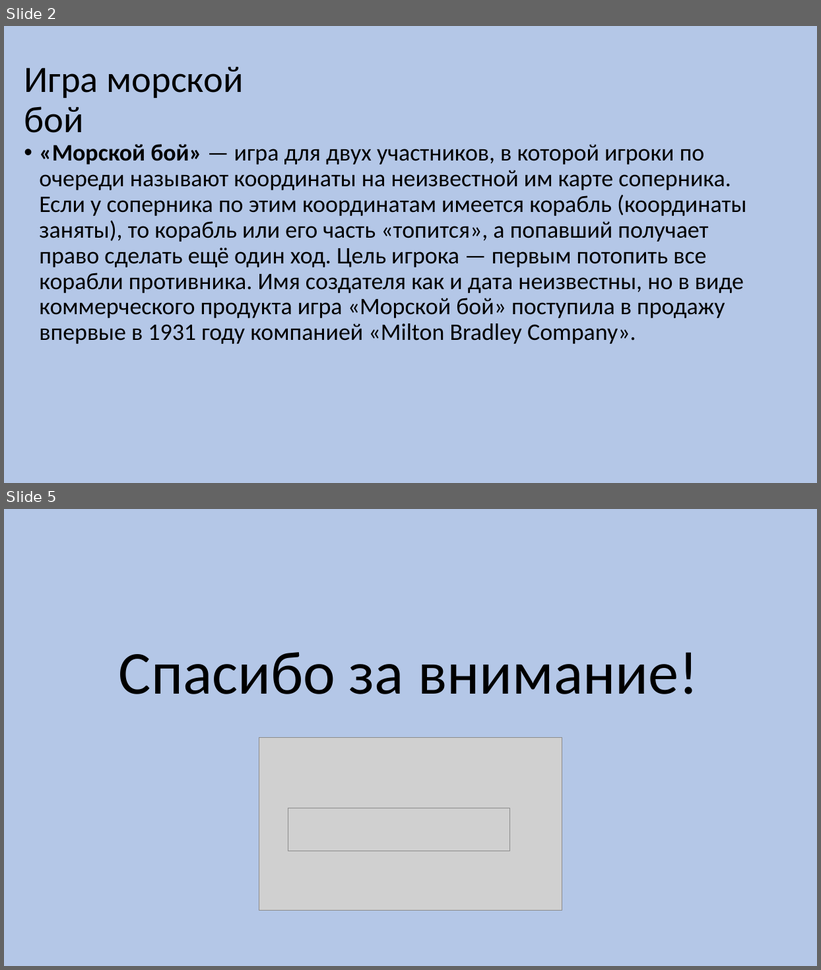
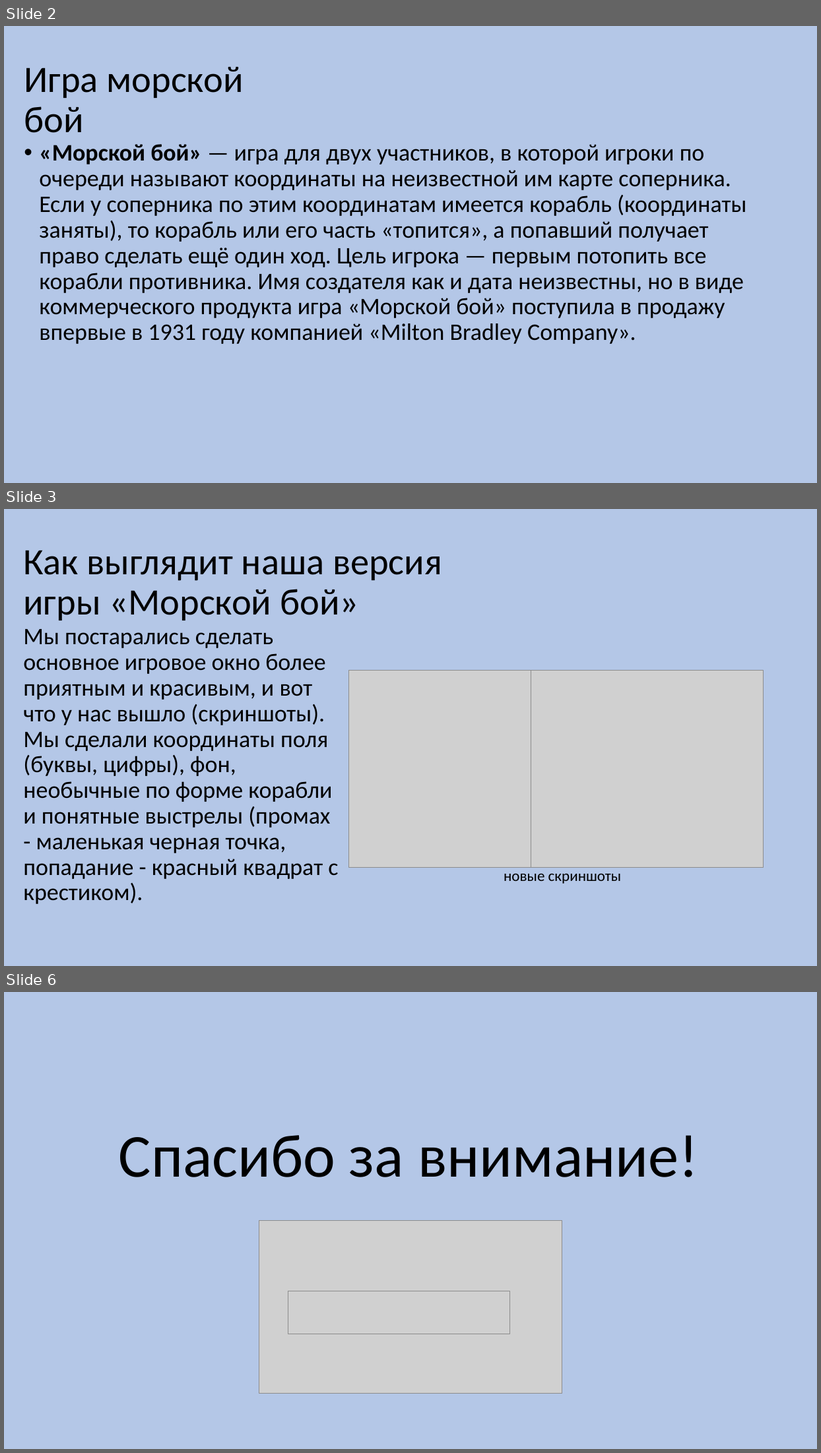
Before and after one commit to alwayskaylees/seabattle, a slide deck: seabattle.pptx. Shown one above the other, each under a label of ours: slides 2 and 5 before the commit, slides 2, 3 and 6 after it; the slides between them are not shown. The pictures are 821x970 and 821x1453 pixels, drawn with LibreOffice and Linux fonts; fonts in the diff are those of the drawing; grey boxes stand for pictures. Boxes give left, top, right and bottom in pixels: in the first picture for what was removed or moved away, otherwise in the second. Text is boxed around its words. In the diff, an @@ line names an element or a change of style, - is before the commit and + after.

```diff
--- a/seabattle.pptx
+++ b/seabattle.pptx
@@ slide 3 added at [4,509,817,966], background #B4C7E7 @@
@@ title added at [23,550,442,621], 44 pt, text #000000 @@
+Как выглядит наша версия игры «Морской бой»
@@ text added at [23,629,338,904], 28 pt, text #000000 @@
+Мы постарались сделать основное игровое окно более приятным и красивым, и вот что у нас вышло (скриншоты).
+Мы сделали координаты поля (буквы, цифры), фон, необычные по форме корабли и понятные выстрелы (промах - маленькая черная точка, попадание - красный квадрат с крестиком).
@@ picture added at [349,670,531,867] @@
@@ picture added at [531,671,764,867] @@
@@ text added at [504,873,622,884], 18 pt, text #000000 @@
+новые скриншоты
@@ what was slide 5 is now slide 6 @@
```
Also in this commit, not shown: 1 slide changed, 1 other slide added, 1 slide removed.
